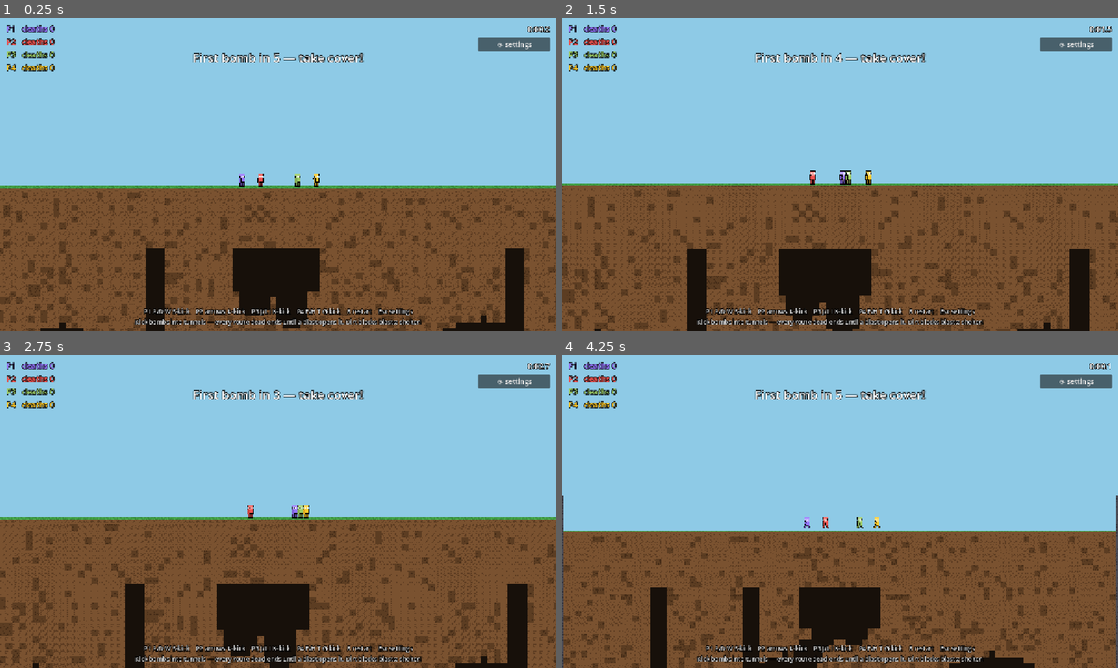
Above: before the commit, frames 1-4 (two rows, left to right).
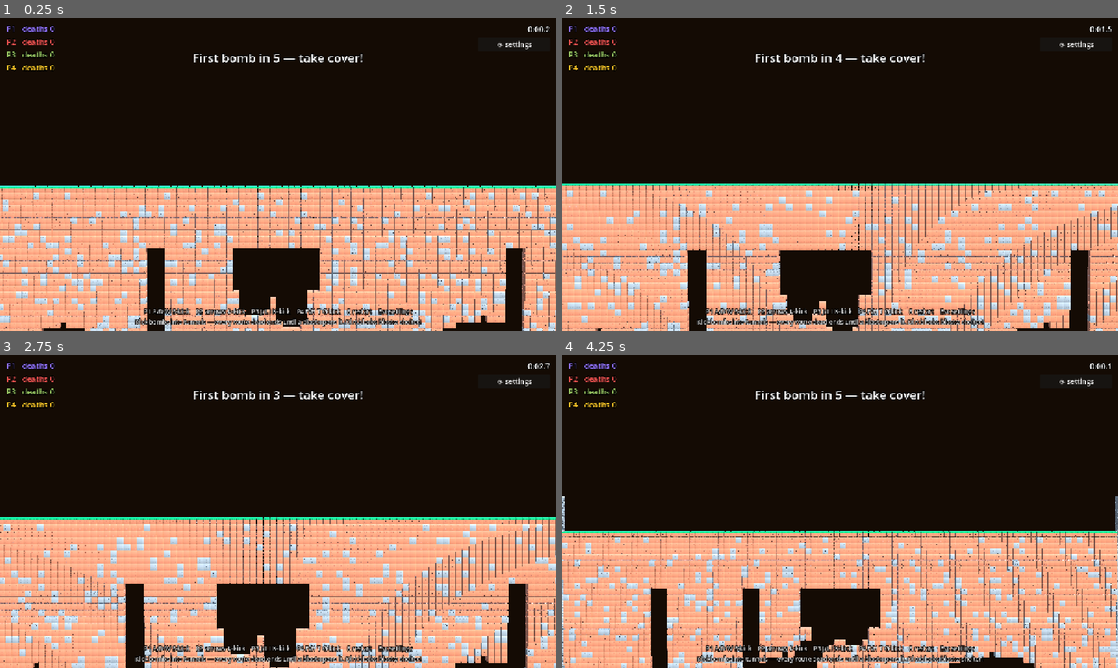
Above: after the commit, the same moments.

Repository: uchy4/dummy
Game: Godot game, scene res://scenes/main.tscn
Two runs of this game, one before a commit and one after it. Both use one fixed random seed, a clock stepped at 60 frames per second and the inputs below.
Inputs (mouse positions are in pixels of both pictures, inside the frame that each line leads up to):
- Up to frame 1 (0.25 s): no input
- Up to frame 2 (1.5 s): tap Enter (ui_accept) at 0.5 s; move the mouse to (962, 158) at 0.52 s; hold D (p1_right) 0.53-1.28 s; tap S (p1_kick) at 0.6 s; click (962, 158) at 0.67 s; tap W (p1_jump) at 0.77 s; move the mouse to (728, 190) at 1.27 s; hold Down from 1.28 s (still down); tap J at 1.35 s
- Up to frame 3 (2.75 s): tap W (p1_jump) at 1.52 s; move the mouse to (333, 442) at 2.02 s; release Down at 2.03 s; hold D (p1_right) from 2.03 s (still down); tap L at 2.1 s
- Up to frame 4 (4.25 s): move the mouse to (812, 574) at 2.77 s; release D (p1_right) at 2.78 s; hold Up 2.78-3.53 s; tap I at 2.85 s; click (812, 574) at 2.92 s; tap W (p1_jump) at 3.02, 3.77 s; move the mouse to (1006, 558) at 3.52 s; hold A (p1_left) from 3.53 s (still down); tap K at 3.6 s; tap R (restart) at 4.15 s

The runs differ from the first frame. In frame 1, 93% of the frame differs, in the area x 0-100%, y 0-100%; in frame 2, 93%; in frame 3, 93%; in frame 4, 93%.
Error after the commit: Invalid call. Nonexistent function 'get_global_transform_interpolated' in base 'CharacterBody2D (Player)'. (res://scripts/visual3d.gd:225)

Commit message:
2.5D mode: KayKit-rendered presentation layer over the unchanged 2D sim
The full 2D simulation (physics, bots, web join, settings) keeps
running with its canvas hidden; Visual3D mirrors it in 3D: BlockBits
voxel terrain via four MultiMeshes (rebuilt on carve events, throttled),
Adventurers characters per player (Knight/Barbarian/Mage/Rogue/Ranger/
Rogue_Hooded) with team-color tint, spinning team ring, name tag, armor
ring, and procedural run-bob/lean/facing motion, bomb spheres with fuse
labels and red blink, wooden chest blocks, ragdoll part boxes, blast
lights + debris particles, a gold block finish line, and a 3D camera
mirroring the 2D camera's framing. 2.5D is the default; a Quick Settings
checkbox restores the flat 2D look. CI smoke test now boots both modes.
Assets are KayKit CC0 (licenses included), ~4 MB.

Co-Authored-By: Claude Fable 5 <noreply@anthropic.com>
Claude-Session: https://claude.ai/code/session_01QSJudmCHT44WHN37u3ZpBk

Diff:
--- a/bomb-shelter/scripts/hud.gd
+++ b/bomb-shelter/scripts/hud.gd
@@ -174,6 +174,13 @@
 	one_life.focus_mode = Control.FOCUS_NONE
 	one_life.toggled.connect(func(on: bool) -> void: Settings.one_life = on)
 	vbox.add_child(one_life)
+
+	var mode3d := CheckBox.new()
+	mode3d.text = "2.5D graphics (applies on restart, R)"
+	mode3d.button_pressed = Settings.mode_3d
+	mode3d.focus_mode = Control.FOCUS_NONE
+	mode3d.toggled.connect(func(on: bool) -> void: Settings.mode_3d = on)
+	vbox.add_child(mode3d)
 
 	_add_slider(vbox, "Bots — hard AI (applies on restart, R)", 0.0, 4.0, 1.0,
 		float(Settings.bot_count),
--- /dev/null
+++ b/bomb-shelter/scripts/kaykit_paths.gd
@@ -0,0 +1,17 @@
+class_name KayKitPaths
+## res:// paths to the KayKit assets (generated by asset prep).
+
+const CHARACTERS: Array[String] = [
+	"res://assets/kaykit/characters/Knight.glb",
+	"res://assets/kaykit/characters/Barbarian.glb",
+	"res://assets/kaykit/characters/Mage.glb",
+	"res://assets/kaykit/characters/Rogue.glb",
+	"res://assets/kaykit/characters/Ranger.glb",
+	"res://assets/kaykit/characters/Rogue_Hooded.glb",
+]
+const BLOCK_GRASS := "res://assets/kaykit/blocks/dirt_with_grass.gltf"
+const BLOCK_DIRT := "res://assets/kaykit/blocks/dirt.gltf"
+const BLOCK_DIRT_DARK := "res://assets/kaykit/blocks/gravel.gltf"
+const BLOCK_BEDROCK := "res://assets/kaykit/blocks/bricks_A.gltf"
+const BLOCK_GOLD := "res://assets/kaykit/blocks/colored_block_yellow.gltf"
+const BLOCK_WOOD := "res://assets/kaykit/blocks/wood.gltf"
--- a/bomb-shelter/scripts/main.gd
+++ b/bomb-shelter/scripts/main.gd
@@ -69,6 +69,11 @@
 
 	if OS.get_environment("BOMB_SHELTER_SMOKE") == "1":
 		Settings.bot_count = maxi(Settings.bot_count, 3)  # CI exercises bot AI
+	match OS.get_environment("BOMB_SHELTER_SMOKE_3D"):
+		"1":
+			Settings.mode_3d = true
+		"0":
+			Settings.mode_3d = false
 	var bot_count := clampi(Settings.bot_count, 0, MAX_PLAYERS - num_players)
 	var spawns := terrain.surface_spawns(num_players + bot_count)
 	_bounds = terrain.world_rect().grow_individual(80, 900, 80, 300)
@@ -132,6 +137,16 @@
 	hud.settings_pressed.connect(_toggle_settings)
 	hud.reset_players_pressed.connect(_reset_players)
 	hud.player_color_changed.connect(_on_player_color_changed)
+
+	if Settings.mode_3d:
+		# 2.5D: hide the 2D canvas (the sim keeps running invisibly) and
+		# mirror everything with the KayKit 3D presentation layer.
+		world.visible = false
+		var v3 := Visual3D.new()
+		v3.name = "Visual3D"
+		v3.terrain = terrain
+		v3.process_mode = Node.PROCESS_MODE_PAUSABLE
+		add_child(v3)
 
 
 func _process(delta: float) -> void:
--- a/bomb-shelter/scripts/settings.gd
+++ b/bomb-shelter/scripts/settings.gd
@@ -9,6 +9,10 @@
 
 ## Which bomb types spawn, indexed by Bomb.Type: NORMAL, BIG, CLUSTER, BOUNCY.
 static var type_enabled: Array[bool] = [true, true, true, true]
+
+## 2.5D rendering: the 2D sim runs unchanged, drawn with KayKit 3D assets.
+## Applies on restart. Untick for the classic flat look.
+static var mode_3d := true
 
 ## Hard AI opponents, spawned at match start (change applies on restart).
 static var bot_count := 0
--- /dev/null
+++ b/bomb-shelter/scripts/visual3d.gd
@@ -0,0 +1,524 @@
+class_name Visual3D
+extends Node3D
+## The 2.5D presentation layer. The 2D simulation (physics, bots, web join)
+## keeps running untouched with its canvas hidden; this node mirrors the
+## world in 3D using the KayKit packs: MultiMesh block terrain, character
+## models per player, bomb spheres, chest and finish-line blocks, and a 3D
+## camera that follows the existing 2D camera's framing.
+
+const UNIT := 16.0            # 2D pixels per 3D unit (one tile = one block)
+const CHAR_HEIGHT := 1.75     # target character height in units
+const TERRAIN_REBUILD_CD := 0.15
+
+var terrain: Terrain
+
+var _cam: Camera3D
+var _terrain_mm: Array[MultiMesh] = []
+var _terrain_dirty := true
+var _terrain_cd := 0.0
+var _char_visuals := {}   # Player -> Node3D
+var _bomb_visuals := {}   # Bomb -> Node3D
+var _chest_visuals := {}  # chest -> Node3D
+var _part_visuals := {}   # ragdoll part -> MeshInstance3D
+var _char_meshes: Array[PackedScene] = []
+var _wood_mesh: Mesh
+var _time := 0.0
+
+
+static func map3(p: Vector2) -> Vector3:
+	return Vector3(p.x / UNIT, -p.y / UNIT, 0.0)
+
+
+func _ready() -> void:
+	_build_environment()
+	_build_camera()
+	_build_terrain_meshes()
+	_build_finish_line()
+	for path in KayKitPaths.CHARACTERS:
+		_char_meshes.append(load(path) as PackedScene)
+	_wood_mesh = _mesh_from_scene(KayKitPaths.BLOCK_WOOD)
+	terrain.carved.connect(_on_carved)
+
+
+func _process(delta: float) -> void:
+	_time += delta
+	_terrain_cd -= delta
+	if _terrain_dirty and _terrain_cd <= 0.0:
+		_terrain_dirty = false
+		_terrain_cd = TERRAIN_REBUILD_CD
+		_rebuild_terrain()
+	_sync_camera()
+	_sync_players(delta)
+	_sync_bombs()
+	_sync_chests()
+	_sync_ragdolls()
+
+
+# ------------------------------------------------------------ environment ---
+
+func _build_environment() -> void:
+	var sky_mat := ProceduralSkyMaterial.new()
+	sky_mat.sky_top_color = Color("4a9cd6")
+	sky_mat.sky_horizon_color = Color("a8d8ea")
+	sky_mat.ground_bottom_color = Color("2a1c10")
+	sky_mat.ground_horizon_color = Color("6b4a2c")
+	var sky := Sky.new()
+	sky.sky_material = sky_mat
+	var env := Environment.new()
+	env.background_mode = Environment.BG_SKY
+	env.sky = sky
+	# Plain color ambient: reliable on the compatibility renderer.
+	env.ambient_light_source = Environment.AMBIENT_SOURCE_COLOR
+	env.ambient_light_color = Color(0.75, 0.78, 0.85)
+	env.ambient_light_energy = 0.8
+	var we := WorldEnvironment.new()
+	we.environment = env
+	add_child(we)
+
+	var sun := DirectionalLight3D.new()
+	sun.rotation_degrees = Vector3(-48, 28, 0)
+	sun.shadow_enabled = true
+	sun.light_energy = 1.15
+	add_child(sun)
+
+	# Dark cave backdrop behind the blocks so carved tunnels read as depth.
+	var back := MeshInstance3D.new()
+	var quad := QuadMesh.new()
+	quad.size = Vector2(Terrain.W + 40.0, Terrain.H + 40.0)
+	back.mesh = quad
+	var m := StandardMaterial3D.new()
+	m.shading_mode = BaseMaterial3D.SHADING_MODE_UNSHADED
+	m.albedo_color = Color("17100a")
+	back.material_override = m
+	back.position = Vector3(Terrain.W / 2.0, -Terrain.H / 2.0, -0.9)
+	add_child(back)
+
+
+func _build_camera() -> void:
+	_cam = Camera3D.new()
+	_cam.fov = 35.0
+	_cam.near = 0.5
+	_cam.far = 500.0
+	add_child(_cam)
+	_cam.current = true
+	_cam.position = Vector3(Terrain.W / 2.0, -Terrain.SURFACE_ROW + 2.0, 60.0)
+
+
+func _sync_camera() -> void:
+	var cams := get_tree().get_nodes_in_group(&"camera")
+	if cams.is_empty():
+		return
+	var cam2d := cams[0] as Camera2D
+	if cam2d == null:
+		return
+	var center := map3(cam2d.get_screen_center_position())
+	var zoom: float = cam2d.zoom.x
+	var half_h_units: float = get_viewport().get_visible_rect().size.y / zoom / UNIT / 2.0
+	var dist := half_h_units / tan(deg_to_rad(_cam.fov) / 2.0)
+	dist = clampf(dist, 8.0, 220.0)
+	_cam.position = center + Vector3(0.0, 2.0, dist)
+	_cam.look_at(center)
+
+
+# ---------------------------------------------------------------- terrain ---
+
+func _build_terrain_meshes() -> void:
+	var paths: Array[String] = [
+		KayKitPaths.BLOCK_GRASS, KayKitPaths.BLOCK_DIRT,
+		KayKitPaths.BLOCK_DIRT_DARK, KayKitPaths.BLOCK_BEDROCK,
+	]
+	for path in paths:
+		var mesh := _mesh_from_scene(path)
+		var mm := MultiMesh.new()
+		mm.transform_format = MultiMesh.TRANSFORM_3D
+		mm.mesh = mesh
+		_terrain_mm.append(mm)
+		var mmi := MultiMeshInstance3D.new()
+		mmi.multimesh = mm
+		add_child(mmi)
+
+
+## Visual index for a cell: 0 grass, 1 dirt, 2 dark dirt, 3 bedrock.
+func _cell_visual(c: int, x: int, y: int) -> int:
+	match c:
+		Terrain.Cell.GRASS:
+			return 0
+		Terrain.Cell.BEDROCK:
+			return 3
+		_:
+			# Deterministic per-cell variety, darker with depth (mirrors 2D).
+			var h := absi((x * 73856093) ^ (y * 19349663)) % 100
+			var dark_chance := int(remap(float(y), float(Terrain.SURFACE_ROW), float(Terrain.H), 10.0, 55.0))
+			return 2 if h < dark_chance else 1
+
+
+func _block_transform(mesh: Mesh, x: int, y: int) -> Transform3D:
+	var aabb := mesh.get_aabb()
+	var s := 1.0 / maxf(maxf(aabb.size.x, aabb.size.y), maxf(aabb.size.z, 0.001))
+	var basis := Basis.IDENTITY.scaled(Vector3(s, s, s))
+	var center := (aabb.position + aabb.size / 2.0) * s
+	var origin := Vector3(x + 0.5, -(y + 0.5), 0.0) - center
+	return Transform3D(basis, origin)
+
+
+func _rebuild_terrain() -> void:
+	var lists: Array = [[], [], [], []]
+	for y in Terrain.H:
+		for x in Terrain.W:
+			var c := terrain.cell(x, y)
+			if c == Terrain.Cell.EMPTY:
+				continue
+			var t := _cell_visual(c, x, y)
+			(lists[t] as Array).append(Vector2i(x, y))
+	for i in 4:
+		var cells: Array = lists[i]
+		var mm := _terrain_mm[i]
+		if mm.mesh == null:
+			continue
+		mm.instance_count = cells.size()
+		for k in cells.size():
+			var cell: Vector2i = cells[k]
+			mm.set_instance_transform(k, _block_transform(mm.mesh, cell.x, cell.y))
+
+
+func _on_carved(pos: Vector2, radius: float) -> void:
+	_terrain_dirty = true
+	_spawn_blast_fx(map3(pos), radius / UNIT)
+
+
+func _build_finish_line() -> void:
+	var mesh := _mesh_from_scene(KayKitPaths.BLOCK_GOLD)
+	if mesh == null:
+		return
+	var fr := terrain.finish_line_rect()
+	var mm := MultiMesh.new()
+	mm.transform_format = MultiMesh.TRANSFORM_3D
+	mm.mesh = mesh
+	var cols := int(fr.size.x / UNIT)
+	mm.instance_count = cols
+	var row := int(fr.end.y / UNIT) - 1
+	var col0 := int(fr.position.x / UNIT)
+	for k in cols:
+		var tr := _block_transform(mesh, col0 + k, row)
+		tr = tr.scaled_local(Vector3(1.0, 0.35, 1.3))
+		mm.set_instance_transform(k, tr)
+	var mmi := MultiMeshInstance3D.new()
+	mmi.multimesh = mm
+	add_child(mmi)
+
+
+# ---------------------------------------------------------------- players ---
+
+func _sync_players(delta: float) -> void:
+	var seen := {}
+	for node in get_tree().get_nodes_in_group(&"players"):
+		var p := node as Player
+		if p == null:
+			continue
+		seen[p] = true
+		if not _char_visuals.has(p):
+			_char_visuals[p] = _make_char_visual(p)
+		var vis: Node3D = _char_visuals[p]
+		vis.visible = p.alive and p.visible
+		if not p.alive:
+			continue
+		vis.position = map3(p.get_global_transform_interpolated().origin)
+		var model := vis.get_node("Model") as Node3D
+		var target_yaw := PI / 2.0 * float(p._facing)
+		model.rotation.y = lerp_angle(model.rotation.y, target_yaw, minf(12.0 * delta, 1.0))
+		var moving := absf(p.velocity.x) > 20.0 and p.is_on_floor()
+		var bob := absf(sin(_time * 11.0)) * 0.09 if moving else 0.0
+		model.position.y = -CHAR_HEIGHT / 2.0 + bob
+		var lean := 0.0
+		if moving:
+			lean = -0.1 * float(p._facing)
+		elif not p.is_on_floor():
+			lean = 0.14 * float(p._facing)
+		model.rotation.z = lerpf(model.rotation.z, lean, minf(10.0 * delta, 1.0))
+		var armor_ring := vis.get_node("ArmorRing") as Node3D
+		armor_ring.visible = p.armor
+		(vis.get_node("Ring") as Node3D).rotate_y(delta * 1.5)
+	for key in _char_visuals.keys():
+		if not seen.has(key) or not is_instance_valid(key):
+			(_char_visuals[key] as Node3D).queue_free()
+			_char_visuals.erase(key)
+
+
+func _make_char_visual(p: Player) -> Node3D:
+	var root := Node3D.new()
+	add_child(root)
+
+	var model := Node3D.new()
+	model.name = "Model"
+	root.add_child(model)
+	var scene := _char_meshes[p.index % _char_meshes.size()]
+	if scene != null:
+		var inst := scene.instantiate() as Node3D
+		var h := _scene_height(inst)
+		var s := CHAR_HEIGHT / maxf(h, 0.4)
+		inst.scale = Vector3(s, s, s)
+		_tint_meshes(inst, Color(1, 1, 1).lerp(p.player_color, 0.35))
+		model.add_child(inst)
+	model.position.y = -CHAR_HEIGHT / 2.0
+
+	var ring := MeshInstance3D.new()
+	ring.name = "Ring"
+	var torus := TorusMesh.new()
+	torus.inner_radius = 0.42
+	torus.outer_radius = 0.58
+	ring.mesh = torus
+	ring.material_override = _unshaded(p.player_color)
+	ring.position.y = -CHAR_HEIGHT / 2.0 + 0.03
+	root.add_child(ring)
+
+	var armor_ring := MeshInstance3D.new()
+	armor_ring.name = "ArmorRing"
+	var torus2 := TorusMesh.new()
+	torus2.inner_radius = 0.34
+	torus2.outer_radius = 0.44
+	armor_ring.mesh = torus2
+	armor_ring.material_override = _unshaded(Color(0.85, 0.88, 0.95))
+	armor_ring.position.y = 0.15
+	armor_ring.visible = false
+	root.add_child(armor_ring)
+
+	var label := Label3D.new()
+	label.text = p.display_name
+	label.billboard = BaseMaterial3D.BILLBOARD_ENABLED
+	label.modulate = p.player_color
+	label.outline_size = 8
+	label.pixel_size = 0.012
+	label.position.y = CHAR_HEIGHT / 2.0 + 0.5
+	root.add_child(label)
+	return root
+
+
+# ----------------------------------------------------------------- bombs ---
+
+func _sync_bombs() -> void:
+	var seen := {}
+	for node in get_tree().get_nodes_in_group(&"bombs"):
+		var b := node as Bomb
+		if b == null:
+			continue
+		seen[b] = true
+		if not _bomb_visuals.has(b):
+			_bomb_visuals[b] = _make_bomb_visual(b)
+		var vis: Node3D = _bomb_visuals[b]
+		vis.position = map3(b.get_global_transform_interpolated().origin)
+		vis.rotation.z = -b.rotation
+		var label := vis.get_node("Fuse") as Label3D
+		label.text = "%.1f" % maxf(b.fuse, 0.0)
+		label.rotation.z = b.rotation  # counter the body spin
+		var mat := (vis.get_node("Ball") as MeshInstance3D).material_override as StandardMaterial3D
+		if b.fuse < 1.2 and fmod(maxf(b.fuse, 0.0) * 5.0, 1.0) < 0.5:
+			mat.emission_enabled = true
+			mat.emission = Color(1.0, 0.25, 0.1)
+			label.modulate = Color.RED
+		else:
+			mat.emission_enabled = false
+			label.modulate = Color.WHITE
+	for key in _bomb_visuals.keys():
+		if not seen.has(key) or not is_instance_valid(key):
+			(_bomb_visuals[key] as Node3D).queue_free()
+			_bomb_visuals.erase(key)
+
+
+func _make_bomb_visual(b: Bomb) -> Node3D:
+	var root := Node3D.new()
+	add_child(root)
+	var ball := MeshInstance3D.new()
+	ball.name = "Ball"
+	var sphere := SphereMesh.new()
+	var r: float = b._body_radius / UNIT
+	sphere.radius = r
+	sphere.height = r * 2.0
+	ball.mesh = sphere
+	var mat := StandardMaterial3D.new()
+	mat.albedo_color = b._body_color
+	mat.roughness = 0.4
+	ball.material_override = mat
+	root.add_child(ball)
+	var cap := MeshInstance3D.new()
+	var cyl := CylinderMesh.new()
+	cyl.top_radius = 0.06
+	cyl.bottom_radius = 0.09
+	cyl.height = 0.22
+	cap.mesh = cyl
+	cap.material_override = _unshaded(Color(0.9, 0.7, 0.25))
+	cap.position.y = r + 0.06
+	root.add_child(cap)
+	var label := Label3D.new()
+	label.name = "Fuse"
+	label.billboard = BaseMaterial3D.BILLBOARD_ENABLED
+	label.outline_size = 8
+	label.pixel_size = 0.014
+	label.position.y = r + 0.55
+	root.add_child(label)
+	return root
+
+
+# --------------------------------------------------------- chests/ragdolls ---
+
+func _sync_chests() -> void:
+	var seen := {}
+	for node in get_tree().get_nodes_in_group(&"chests"):
+		var ch := node as Node2D
+		if ch == null:
+			continue
+		seen[ch] = true
+		if not _chest_visuals.has(ch):
+			var vis := MeshInstance3D.new()
+			vis.mesh = _wood_mesh
+			if _wood_mesh != null:
+				var aabb := _wood_mesh.get_aabb()
+				var s := 1.0 / maxf(aabb.size.x, 0.001)
+				vis.scale = Vector3(s * 1.1, s * 0.75, s * 0.85)
+			add_child(vis)
+			var band := MeshInstance3D.new()
+			var box := BoxMesh.new()
+			box.size = Vector3(1.15, 0.16, 0.9)
+			band.mesh = box
+			band.material_override = _unshaded(Color("e8c35c"))
+			vis.add_child(band)
+			_chest_visuals[ch] = vis
+		(_chest_visuals[ch] as Node3D).position = map3(ch.global_position)
+	for key in _chest_visuals.keys():
+		if not seen.has(key) or not is_instance_valid(key):
+			(_chest_visuals[key] as Node3D).queue_free()
+			_chest_visuals.erase(key)
+
+
+func _sync_ragdolls() -> void:
+	var seen := {}
+	for node in get_tree().get_nodes_in_group(&"ragdoll_parts"):
+		var part := node as RigidBody2D
+		if part == null:
+			continue
+		seen[part] = true
+		if not _part_visuals.has(part):
+			var mi := MeshInstance3D.new()
+			var box := BoxMesh.new()
+			var size := Vector3(0.4, 0.6, 0.3)
+			var col := Color.WHITE
+			for child in part.get_children():
+				var shape := child as CollisionShape2D
+				if shape and shape.shape is RectangleShape2D:
+					var rs: Vector2 = (shape.shape as RectangleShape2D).size
+					size = Vector3(rs.x / UNIT, rs.y / UNIT, 0.3)
+				var poly := child as Polygon2D
+				if poly:
+					col = poly.color  # last polygon wins: the tinted one
+			box.size = size
+			mi.mesh = box
+			var m := StandardMaterial3D.new()
+			m.albedo_color = col
+			mi.material_override = m
+			add_child(mi)
+			_part_visuals[part] = mi
+		var vis: MeshInstance3D = _part_visuals[part]
+		vis.position = map3(part.global_position)
+		vis.rotation.z = -part.rotation
+		var rag := part.get_parent() as Node2D
+		if rag:
+			vis.transparency = 1.0 - rag.modulate.a
+	for key in _part_visuals.keys():
+		if not seen.has(key) or not is_instance_valid(key):
+			(_part_visuals[key] as Node3D).queue_free()
+			_part_visuals.erase(key)
+
+
+# -------------------------------------------------------------------- fx ---
+
+func _spawn_blast_fx(pos: Vector3, radius: float) -> void:
+	var light := OmniLight3D.new()
+	light.position = pos + Vector3(0, 0, 1.5)
+	light.light_color = Color(1.0, 0.6, 0.25)
+	light.light_energy = 6.0
+	light.omni_range = radius * 4.0
+	add_child(light)
+	var tw := light.create_tween()
+	tw.tween_property(light, "light_energy", 0.0, 0.45)
+	tw.tween_callback(light.queue_free)
+
+	var parts := CPUParticles3D.new()
+	parts.position = pos
+	parts.one_shot = true
+	parts.emitting = true
+	parts.amount = 24
+	parts.lifetime = 0.7
+	parts.explosiveness = 1.0
+	parts.direction = Vector3.UP
+	parts.spread = 70.0
+	parts.gravity = Vector3(0, -14, 0)
+	parts.initial_velocity_min = 4.0
+	parts.initial_velocity_max = 10.0
+	parts.scale_amount_min = 0.12
+	parts.scale_amount_max = 0.3
+	parts.mesh = BoxMesh.new()
+	(parts.mesh as BoxMesh).size = Vector3(0.2, 0.2, 0.2)
+	parts.color = Color(0.9, 0.55, 0.2)
+	add_child(parts)
+	var tw2 := parts.create_tween()
+	tw2.tween_interval(1.2)
+	tw2.tween_callback(parts.queue_free)
+
+
+# ----------------------------------------------------------------- helpers ---
+
+func _mesh_from_scene(path: String) -> Mesh:
+	var packed := load(path) as PackedScene
+	if packed == null:
+		return null
+	var inst := packed.instantiate()
+	var mi := _find_mesh_instance(inst)
+	var mesh: Mesh = mi.mesh if mi != null else null
+	inst.free()
+	return mesh
+
+
+func _find_mesh_instance(node: Node) -> MeshInstance3D:
+	if node is MeshInstance3D:
+		return node as MeshInstance3D
+	for child in node.get_children():
+		var found := _find_mesh_instance(child)
+		if found != null:
+			return found
+	return null
+
+
+func _scene_height(node: Node) -> float:
+	var h := 0.0
+	var stack: Array[Node] = [node]
+	while not stack.is_empty():
+		var n: Node = stack.pop_back()
+		var mi := n as MeshInstance3D
+		if mi != null and mi.mesh != null:
+			h = maxf(h, mi.mesh.get_aabb().end.y)
+		for child in n.get_children():
+			stack.append(child)
+	return h
+
+
+func _tint_meshes(node: Node, color: Color) -> void:
+	var stack: Array[Node] = [node]
+	while not stack.is_empty():
+		var n: Node = stack.pop_back()
+		var mi := n as MeshInstance3D
+		if mi != null and mi.mesh != null:
+			for i in mi.mesh.get_surface_count():
+				var mat := mi.get_active_material(i)
+				var base := mat as BaseMaterial3D
+				if base != null:
+					var dup := base.duplicate() as BaseMaterial3D
+					dup.albedo_color = dup.albedo_color * color
+					mi.set_surface_override_material(i, dup)
+		for child in n.get_children():
+			stack.append(child)
+
+
+func _unshaded(color: Color) -> StandardMaterial3D:
+	var m := StandardMaterial3D.new()
+	m.shading_mode = BaseMaterial3D.SHADING_MODE_UNSHADED
+	m.albedo_color = color
+	return m
Not shown, added: bomb-shelter/assets/kaykit/LICENSE_Adventurers.txt
Not shown, added: bomb-shelter/assets/kaykit/LICENSE_BlockBits.txt
Binary file added: bomb-shelter/assets/kaykit/anims/Rig_Medium_General.glb
Binary file added: bomb-shelter/assets/kaykit/anims/Rig_Medium_MovementBasic.glb
Binary file added: bomb-shelter/assets/kaykit/blocks/block_bits_texture.png
Binary file added: bomb-shelter/assets/kaykit/blocks/bricks_A.bin
Not shown, added: bomb-shelter/assets/kaykit/blocks/bricks_A.gltf
Binary file added: bomb-shelter/assets/kaykit/blocks/colored_block_yellow.bin
Not shown, added: bomb-shelter/assets/kaykit/blocks/colored_block_yellow.gltf
Binary file added: bomb-shelter/assets/kaykit/blocks/dirt.bin
Not shown, added: bomb-shelter/assets/kaykit/blocks/dirt.gltf
Binary file added: bomb-shelter/assets/kaykit/blocks/dirt_with_grass.bin
(and 12 more such lines)
